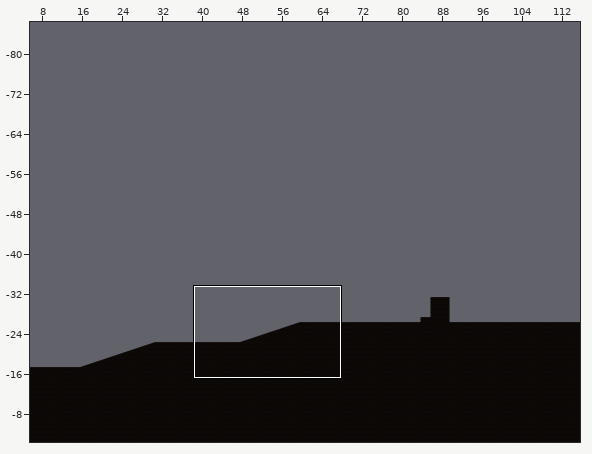
Two states of a Tiled map, Assets/Tiled/Level1TileMap/map1-1.tmx. The first picture is a wide view before the edit; the outline marks the close-up.
Close-up. Before the commit:
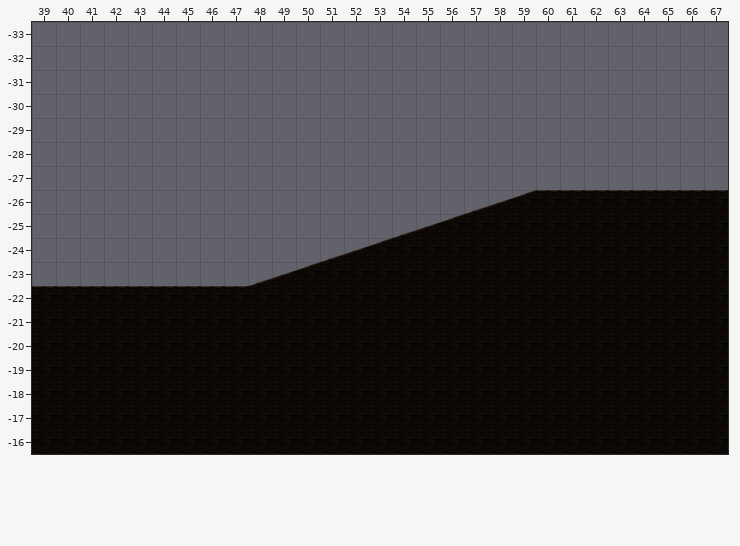
Cells are 256x256 px. Shown: x 39..67, y -33..-16. The commit also changed other parts of the map, which this record leaves out.
The result:
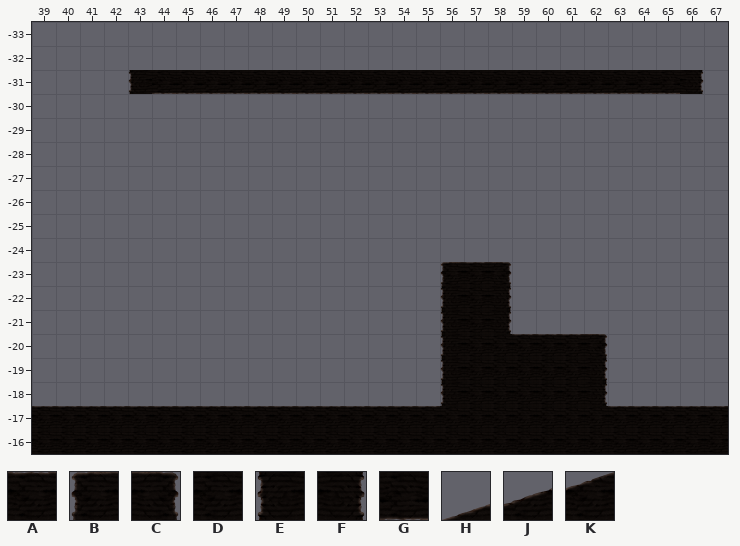
Key: from "Level1 Tileset": A 0, B 1, C 2, D 8, E 9, F 10, G 16, H 24, J 25, K 26.
_ is an empty cell.
Tiles replaced or removed in this view: A, D, H, J, K.
From old to new:
Changed rows in their new state; . is an unchanged cell.
Layer "ground":
first column x 43:
-31 EGGGGGGGGGGGGGGGGGGGGGGF
first column x 39:
-26 ..................___________
-25 ...............______________
-24 ............_________________
-23 .........________BAC_________
-22 _________________E.F_________
-21 _________________E.F_________
-20 _________________E..AAAC_____
-19 _________________E.....F_____
-18 _________________E.....F_____
-17 AAAAAAAAAAAAAAAAA.......AAAAA
